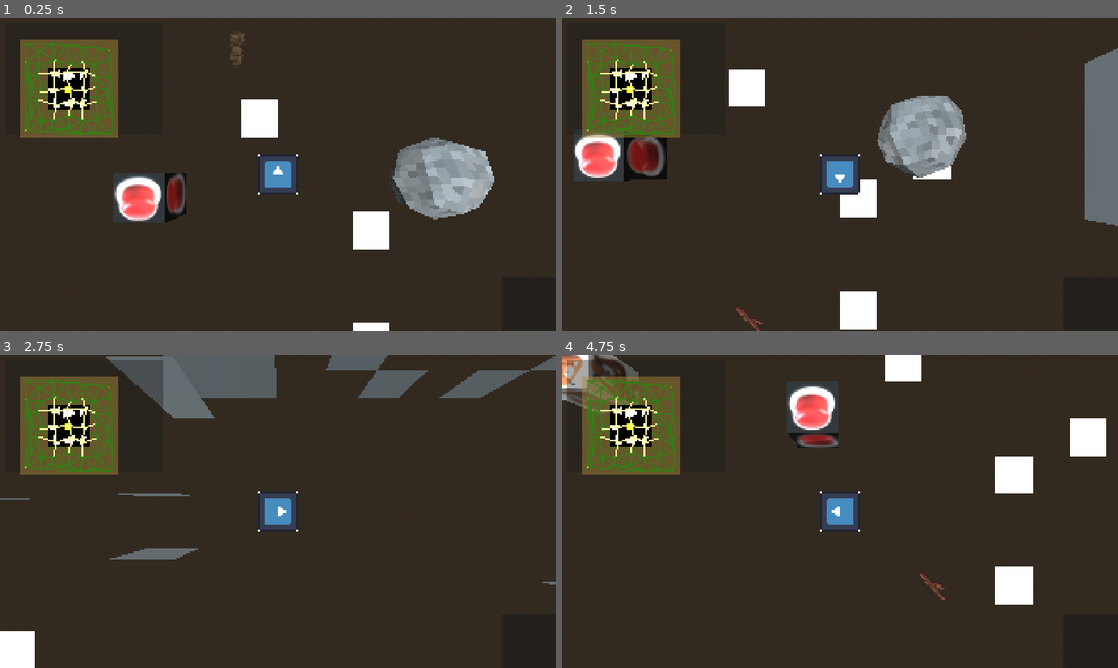
Above: before the commit, frames 1-4 (two rows, left to right).
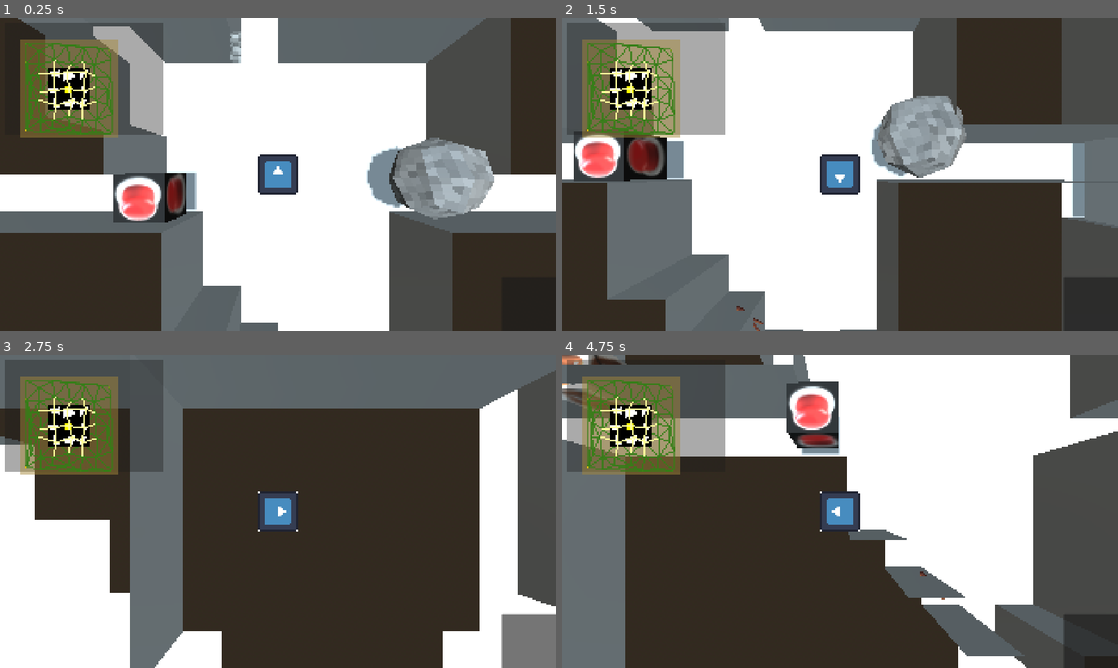
Above: after the commit, the same moments.

Repository: GammaRayTea/project-3-primordial-mass
Game: Godot game, scene res://main.tscn
Two runs of this game, one before a commit and one after it. Both use one fixed random seed, a clock stepped at 60 frames per second and the inputs below. The engine's default icon, where the game draws it, is replaced by a stand-in: a white triangle on a blue panel in a dark square.
Inputs:
- Up to frame 1 (0.25 s): no input
- Up to frame 2 (1.5 s): hold D (move_right) 0.53-1.28 s; tap E (interact) at 0.6 s; hold S (move_down) from 1.28 s (still down); tap Shift (sprint) at 1.35 s
- Up to frame 3 (2.75 s): release S (move_down) at 2.03 s; hold D (move_right) from 2.03 s (still down); tap E (interact) at 2.1 s
- Up to frame 4 (4.75 s): release D (move_right) at 2.78 s; hold W (move_up) 2.78-3.53 s; tap Shift (sprint) at 2.85, 4.35 s; hold A (move_left) from 3.53 s (still down); tap E (interact) at 3.6 s

The runs differ from the first frame. In frame 1, 65% of the frame differs, in the area x 0-100%, y 0-100%; in frame 2, 60%; in frame 3, 41%; in frame 4, 57%.

Commit message:
Finished mesh generation via vertecies
maybe needs some optimation but meshes now get correctly generrated vie vertecies

Diff:
--- a/game/environment/room_generation/room_mesh_gen.tres.gd
+++ b/game/environment/room_generation/room_mesh_gen.tres.gd
@@ -38,7 +38,7 @@
 
 	#creating floor tiles
 	var generate_floor = func(_x: float, _y: float, _height: float) -> void:
-		var start_index: int = verts_wall.size()
+		var start_index: int = verts_ground.size()
 		for i in range(4):
 			verts_ground.append(Vector3(_x + (0.5 * snappedf(sin((i + 1.5) * PI/2), 1.0)) + 0.5, _height, _y + (0.5 * snappedf(sin((i + 0.5) * PI/2), 1.0)) + 0.5))
 			normals_ground.append(Vector3(0, 1, 0))
@@ -50,9 +50,11 @@
 		indices_ground.append(start_index + 3)
 
 	#creating two stacked wall pieces
-	var generate_wall = func(_x: float, _y: float, _facing, _flip_faces: bool) -> void:
+	var generate_wall = func(_x: float, _y: float, _facing, _flip_faces: bool, _rotated: bool) -> void:
 		var height: float = 0.5
 		var normal: Vector3
+		if _rotated:
+			_flip_faces = not _flip_faces
 
 		if _facing == PlaneMesh.FACE_Z:
 			if _flip_faces:
@@ -66,37 +68,40 @@
 				normal = Vector3(1.0, 0.0, 0.0)
 
 		for j in range(2):
-			var start_index: int = verts_ground.size()
+			var start_index: int = verts_wall.size()
 			for i in range(4):
-				verts_wall.append(Vector3(_x + (0.5 * snappedf(sin((i + 1.5) * PI/2), 1.0)) + 0.5, height + j + (0.5 * snappedf(sin((i + 0.5) * PI/2), 1.0)) + 0.5, _y))
+				if _rotated:
+					verts_wall.append(Vector3(_x, height + j + (0.5 * snappedf(sin((i + 0.5) * PI/2), 1.0)), _y + (0.5 * snappedf(sin((i + 1.5) * PI/2), 1.0))))
+				else:
+					verts_wall.append(Vector3(_x + (0.5 * snappedf(sin((i + 1.5) * PI/2), 1.0)), height + j + (0.5 * snappedf(sin((i + 0.5) * PI/2), 1.0)), _y))
 				normals_wall.append(normal)
 
-			if _flip_faces:
-				indices_wall.append(start_index)
-				indices_wall.append(start_index + 2)
-				indices_wall.append(start_index + 1)
-				indices_wall.append(start_index)
-				indices_wall.append(start_index + 3)
-				indices_wall.append(start_index + 2)
-			else:
-				indices_wall.append(start_index)
-				indices_wall.append(start_index + 1)
-				indices_wall.append(start_index + 2)
-				indices_wall.append(start_index)
-				indices_wall.append(start_index + 2)
-				indices_wall.append(start_index + 3)
+				if _flip_faces:
+					indices_wall.append(start_index)
+					indices_wall.append(start_index + 1)
+					indices_wall.append(start_index + 2)
+					indices_wall.append(start_index)
+					indices_wall.append(start_index + 2)
+					indices_wall.append(start_index + 3)
+				else:
+					indices_wall.append(start_index)
+					indices_wall.append(start_index + 2)
+					indices_wall.append(start_index + 1)
+					indices_wall.append(start_index)
+					indices_wall.append(start_index + 3)
+					indices_wall.append(start_index + 2)
 
 
 	#creating the walls for a tile
 	var generate_walls = func(_x: float, _y: float, _adjacent_sub_cells: Array[bool]) -> void:
 		if (_adjacent_sub_cells[1] == true):
-			generate_wall.call(_x + 0.5, _y + 1.0, PlaneMesh.FACE_Z, false)
+			generate_wall.call(_x + 0.5, _y + 1.0, PlaneMesh.FACE_Z, false, false)
 		if (_adjacent_sub_cells[0] == true):
-			generate_wall.call(_x + 0.5, _y, PlaneMesh.FACE_Z, true)
+			generate_wall.call(_x + 0.5, _y, PlaneMesh.FACE_Z, true, false)
 		if (_adjacent_sub_cells[3] == true):
-			generate_wall.call(_x, _y + 0.5, PlaneMesh.FACE_X, true)
+			generate_wall.call(_x, _y + 0.5, PlaneMesh.FACE_X, true, true)
 		if (_adjacent_sub_cells[2] == true):
-			generate_wall.call(_x + 1.0, _y + 0.5, PlaneMesh.FACE_X, false)
+			generate_wall.call(_x + 1.0, _y + 0.5, PlaneMesh.FACE_X, false, true)
 
 
 	for current_sub_cell_y in range(grid_size_y):
